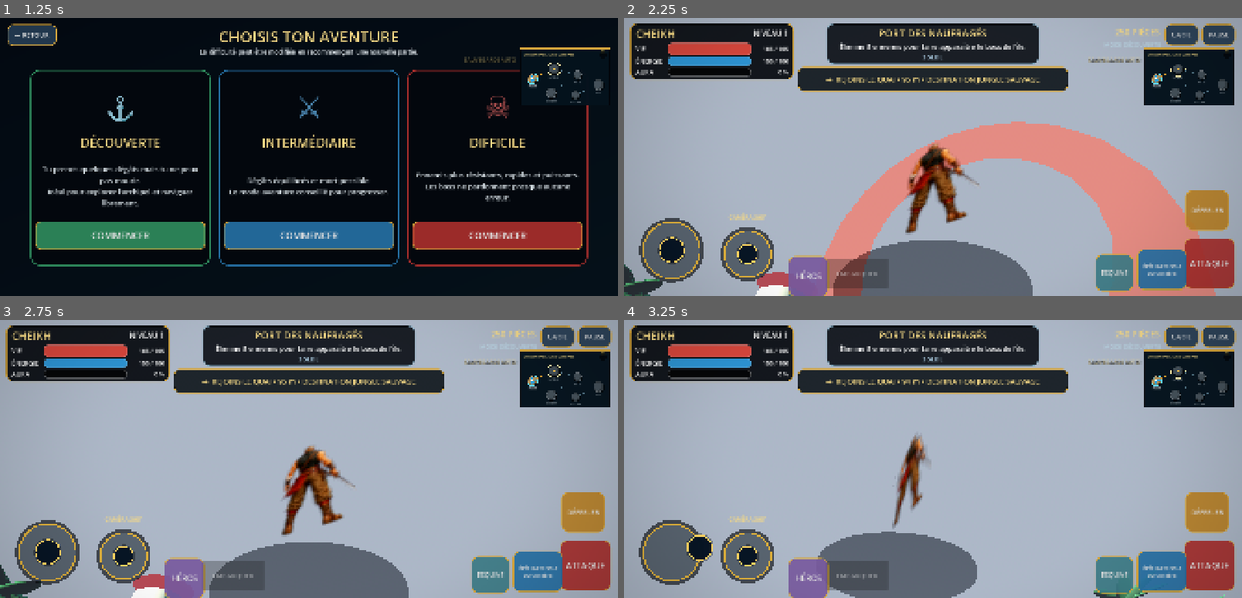
Above: before the commit, frames 1-4 (two rows, left to right).
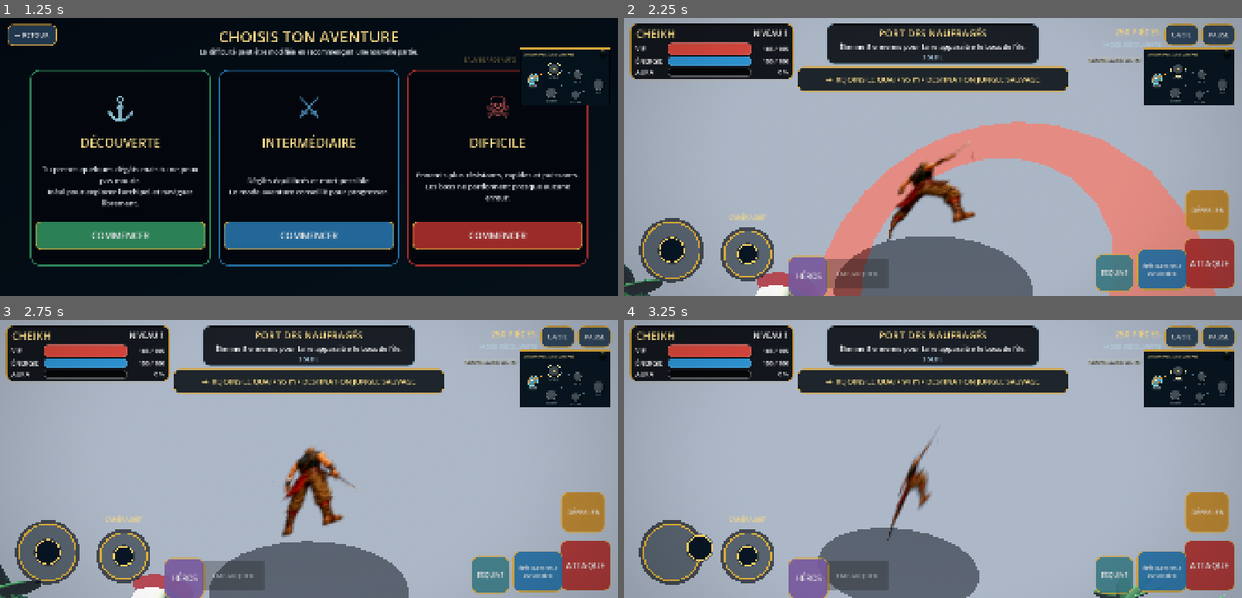
Above: after the commit, the same moments.

Repository: Chasmet/Chk-pirate-warrior-
Game: Godot game, scene res://scenes/main.tscn
The game is run twice, just before and just after one commit, with the same random seed, the same clock (stepped at 60 frames per second) and the same inputs.
Inputs (mouse positions are in pixels of both pictures, inside the frame that each line leads up to):
- Up to frame 1 (1.25 s): click (123, 84) at 0.52 s
- Up to frame 2 (2.25 s): click "COMMENCER" at 1.25 s; drag from (1038, 193) to (994, 95) at 2.02 s
- Up to frame 3 (2.75 s): no input
- Up to frame 4 (3.25 s): drag from (673, 553) to (902, 514) at 2.77 s

Frame 1 is identical in both runs. In frame 2, 2.4% of the frame differs, in the area x 33-64%, y 43-100%; in frame 3, 0.6%; in frame 4, 1.4%.

Commit message:
feat: animer les sprites réalistes et les poses de pilotage

Diff:
--- a/godot/scripts/hero_animator.gd
+++ b/godot/scripts/hero_animator.gd
@@ -5,21 +5,27 @@
 var animation_time := 0.0
 var attack_pose_time := 0.0
 var power_pose_time := 0.0
+var shake_strength := 0.0
 var previous_attack_cooldown := 0.0
 var previous_skill_cooldown := 0.0
 var previous_health := 0.0
+var previous_aura_time := 0.0
+var tracked_visual_id := 0
+var displayed_frame := -1
 var camera_rest_position := Vector3.ZERO
 var smoothed_movement := 0.0
+var smoothed_turn := 0.0
 var previous_controller_yaw := 0.0
-var smoothed_turn := 0.0
-var shake_strength := 0.0
+var landing_recovery := 0.0
+var was_on_floor := true
+var navigation_visual_active := false
 
 func bind(player: PlayerController) -> void:
 	controller = player
 	previous_health = player.health
-	previous_attack_cooldown = player.attack_cooldown
-	previous_skill_cooldown = player.skill_cooldown
+	previous_aura_time = player.aura_time
 	previous_controller_yaw = player.rotation.y
+	was_on_floor = player.is_on_floor()
 	if is_instance_valid(player.camera):
 		camera_rest_position = player.camera.position
 	set_process(true)
@@ -27,93 +33,122 @@
 func _process(delta: float) -> void:
 	if not is_instance_valid(controller) or not is_instance_valid(controller.hero_visual):
 		return
+	var visual := controller.hero_visual
+	if visual.get_instance_id() != tracked_visual_id:
+		tracked_visual_id = visual.get_instance_id()
+		displayed_frame = -1
+		attack_pose_time = 0.0
+		power_pose_time = 0.0
+		smoothed_movement = 0.0
+		smoothed_turn = 0.0
+		previous_controller_yaw = controller.rotation.y
+		navigation_visual_active = false
+		HeroFactory.set_navigation_visual(visual, controller.boat_mode)
+
 	animation_time += delta
+	if controller.boat_mode:
+		if not navigation_visual_active:
+			navigation_visual_active = true
+			HeroFactory.set_navigation_visual(visual, true)
+		_update_boat_pose(visual, delta)
+		_update_camera_feedback()
+		return
+	elif navigation_visual_active:
+		navigation_visual_active = false
+		HeroFactory.set_navigation_visual(visual, false)
+		displayed_frame = -1
+
 	_detect_actions()
-	attack_pose_time = maxf(0.0, attack_pose_time - delta)
-	power_pose_time = maxf(0.0, power_pose_time - delta)
-	shake_strength = move_toward(shake_strength, 0.0, delta * 3.4)
-	if controller.boat_mode:
-		_update_boat_pose(controller.hero_visual, delta)
-	else:
-		_update_land_pose(controller.hero_visual, delta)
+	_update_timers(delta)
+	_update_land_pose(visual, delta)
 	_update_camera_feedback()
 
 func _detect_actions() -> void:
-	if controller.attack_cooldown > previous_attack_cooldown + 0.05:
-		attack_pose_time = 0.38
-		shake_strength = maxf(shake_strength, 0.18)
-	if controller.skill_cooldown > previous_skill_cooldown + 0.08:
-		power_pose_time = 0.80
-		shake_strength = maxf(shake_strength, 0.38)
+	if controller.attack_cooldown > previous_attack_cooldown + 0.06:
+		attack_pose_time = 0.34 if controller.hero_id == "yvane" else 0.42
+		shake_strength = maxf(shake_strength, 0.13 if controller.hero_id == "yvane" else 0.20)
+	if controller.skill_cooldown > previous_skill_cooldown + 0.12:
+		power_pose_time = 0.82
+		shake_strength = maxf(shake_strength, 0.42)
 	if controller.health < previous_health - 0.1:
-		shake_strength = maxf(shake_strength, 0.52)
+		shake_strength = maxf(shake_strength, 0.55)
+	if controller.aura_time > previous_aura_time + 1.0:
+		power_pose_time = 1.08
+		shake_strength = maxf(shake_strength, 0.74)
+	if controller.is_on_floor() and not was_on_floor:
+		landing_recovery = 0.18
+		shake_strength = maxf(shake_strength, 0.12)
+	was_on_floor = controller.is_on_floor()
 	previous_attack_cooldown = controller.attack_cooldown
 	previous_skill_cooldown = controller.skill_cooldown
 	previous_health = controller.health
+	previous_aura_time = controller.aura_time
+
+func _update_timers(delta: float) -> void:
+	attack_pose_time = maxf(0.0, attack_pose_time - delta)
+	power_pose_time = maxf(0.0, power_pose_time - delta)
+	landing_recovery = maxf(0.0, landing_recovery - delta)
+	shake_strength = move_toward(shake_strength, 0.0, delta * 3.7)
 
 func _update_land_pose(visual: CharacterBody3D, delta: float) -> void:
-	var speed := Vector2(controller.velocity.x, controller.velocity.z).length()
-	var target := clampf(speed / maxf(controller._movement_speed(), 0.1), 0.0, 1.2)
-	smoothed_movement = lerpf(smoothed_movement, target, 1.0 - exp(-10.0 * delta))
+	var horizontal_speed := Vector2(controller.velocity.x, controller.velocity.z).length()
+	var movement_target := clampf(horizontal_speed / maxf(controller._movement_speed(), 0.1), 0.0, 1.15)
+	smoothed_movement = lerpf(smoothed_movement, movement_target, 1.0 - exp(-10.0 * delta))
+
 	var yaw_delta := wrapf(controller.rotation.y - previous_controller_yaw, -PI, PI)
 	previous_controller_yaw = controller.rotation.y
-	smoothed_turn = lerpf(smoothed_turn, clampf(yaw_delta / maxf(delta, 0.001) / 7.0, -1.0, 1.0), 1.0 - exp(-10.0 * delta))
+	var turn_target := clampf(yaw_delta / maxf(delta, 0.001) / 8.0, -1.0, 1.0)
+	smoothed_turn = lerpf(smoothed_turn, turn_target, 1.0 - exp(-11.0 * delta))
 
-	var cadence := lerpf(3.4, 8.8, clampf(smoothed_movement, 0.0, 1.0))
-	var stride := sin(animation_time * cadence) * clampf(smoothed_movement, 0.0, 1.0)
-	var hips := visual.get_node_or_null("RigVisuel/CharacterModel/Hips") as Node3D
-	if hips == null:
-		return
-	var arm_l := hips.get_node_or_null("ArmL") as Node3D
-	var arm_r := hips.get_node_or_null("ArmR") as Node3D
-	var leg_l := hips.get_node_or_null("LegL") as Node3D
-	var leg_r := hips.get_node_or_null("LegR") as Node3D
+	var frame := 0
+	if power_pose_time > 0.0 or controller.aura_time > 0.0:
+		frame = 3
+	elif attack_pose_time > 0.0:
+		frame = 2
+	elif smoothed_movement > 0.12:
+		frame = 1
 
-	if arm_l != null:
-		arm_l.rotation.x = lerpf(arm_l.rotation.x, stride * 0.65, 1.0 - exp(-12.0 * delta))
-	if arm_r != null:
-		var attack_swing := -1.25 if attack_pose_time > 0.0 else -stride * 0.65
-		arm_r.rotation.x = lerpf(arm_r.rotation.x, attack_swing, 1.0 - exp(-14.0 * delta))
-		arm_r.rotation.z = lerpf(arm_r.rotation.z, -0.45 if power_pose_time > 0.0 else 0.0, 1.0 - exp(-12.0 * delta))
-	if leg_l != null:
-		leg_l.rotation.x = lerpf(leg_l.rotation.x, -stride * 0.72, 1.0 - exp(-12.0 * delta))
-	if leg_r != null:
-		leg_r.rotation.x = lerpf(leg_r.rotation.x, stride * 0.72, 1.0 - exp(-12.0 * delta))
+	var sprite := visual.get_node_or_null("RigVisuel/CharacterArt") as Sprite3D
+	if sprite != null:
+		sprite.frame = frame
+		if frame != displayed_frame:
+			displayed_frame = frame
+			controller.emit_hero_pose(frame)
+		var cadence := lerpf(7.4, 12.8, clampf(smoothed_movement, 0.0, 1.0))
+		var stride := sin(animation_time * cadence)
+		var breathing := sin(animation_time * 2.7) * 0.009 * (1.0 - clampf(smoothed_movement, 0.0, 1.0))
+		var running_bob := absf(stride) * 0.052 * clampf(smoothed_movement, 0.0, 1.0)
+		var landing_drop := sin(clampf(landing_recovery / 0.18, 0.0, 1.0) * PI) * -0.045
+		sprite.position.y = float(HeroFactory.HEROES[controller.hero_id]["sprite_y"]) + breathing + running_bob + landing_drop
+		sprite.position.x = lerpf(sprite.position.x, -smoothed_turn * 0.035, 1.0 - exp(-12.0 * delta))
+		sprite.flip_h = smoothed_turn > 0.18
+		sprite.modulate = Color.WHITE.lerp(Color(HeroFactory.HEROES[controller.hero_id]["aura"]), 0.10 if controller.aura_time > 0.0 else 0.0)
 
-	hips.position.y = 0.92 + absf(stride) * 0.035
-	hips.rotation.z = lerpf(hips.rotation.z, -smoothed_turn * 0.10, 1.0 - exp(-9.0 * delta))
-	visual.rotation.x = lerpf(visual.rotation.x, -0.08 * smoothed_movement, 1.0 - exp(-8.0 * delta))
-	visual.rotation.z = lerpf(visual.rotation.z, -smoothed_turn * 0.06, 1.0 - exp(-8.0 * delta))
-
-	var aura := visual.get_node_or_null("RigVisuel/Aura") as GPUParticles3D
-	if aura != null:
-		aura.emitting = controller.aura_time > 0.0 or power_pose_time > 0.0
+	var run_wave := sin(animation_time * lerpf(7.2, 12.6, clampf(smoothed_movement, 0.0, 1.0)))
+	var forward_lean := -0.045 * clampf(smoothed_movement, 0.0, 1.0)
+	if attack_pose_time > 0.0:
+		forward_lean -= 0.055
+	if power_pose_time > 0.0:
+		forward_lean += sin(animation_time * 16.0) * 0.012
+	visual.position = Vector3(0.0, -absf(run_wave) * 0.018 * smoothed_movement, 0.0)
+	visual.rotation.x = lerpf(visual.rotation.x, forward_lean, 1.0 - exp(-9.0 * delta))
+	visual.rotation.z = lerpf(visual.rotation.z, -smoothed_turn * 0.065 + run_wave * smoothed_movement * 0.012, 1.0 - exp(-10.0 * delta))
+	var squash := 1.0 - absf(run_wave) * 0.012 * clampf(smoothed_movement, 0.0, 1.0)
+	var pulse := 1.0 + (sin(animation_time * 18.0) * 0.025 if power_pose_time > 0.0 else 0.0)
+	visual.scale = Vector3(pulse / maxf(squash, 0.94), pulse * squash, pulse)
 
 func _update_boat_pose(visual: CharacterBody3D, delta: float) -> void:
 	var speed_ratio := clampf(absf(controller.boat_speed) / PlayerController.BOAT_MAX_SPEED, 0.0, 1.0)
 	var turn_ratio := clampf(controller.boat_turn_rate / 1.8, -1.0, 1.0)
-	var sea_roll := sin(animation_time * (1.6 + speed_ratio)) * (0.012 + controller.sea_state * 0.020)
-	visual.position.y = sin(animation_time * 2.2) * 0.010
-	visual.rotation.x = lerpf(visual.rotation.x, -speed_ratio * 0.05, 1.0 - exp(-6.0 * delta))
-	visual.rotation.z = lerpf(visual.rotation.z, -turn_ratio * 0.11 + sea_roll, 1.0 - exp(-6.0 * delta))
-
-	var hips := visual.get_node_or_null("RigVisuel/CharacterModel/Hips") as Node3D
-	if hips == null:
-		return
-	var arm_l := hips.get_node_or_null("ArmL") as Node3D
-	var arm_r := hips.get_node_or_null("ArmR") as Node3D
-	var leg_l := hips.get_node_or_null("LegL") as Node3D
-	var leg_r := hips.get_node_or_null("LegR") as Node3D
-	if arm_l != null:
-		arm_l.rotation = arm_l.rotation.lerp(Vector3(-0.62, 0.0, -0.32), 1.0 - exp(-8.0 * delta))
-	if arm_r != null:
-		arm_r.rotation = arm_r.rotation.lerp(Vector3(-0.62, 0.0, 0.32), 1.0 - exp(-8.0 * delta))
-	if leg_l != null:
-		leg_l.rotation.x = lerpf(leg_l.rotation.x, 0.10, 1.0 - exp(-8.0 * delta))
-	if leg_r != null:
-		leg_r.rotation.x = lerpf(leg_r.rotation.x, -0.10, 1.0 - exp(-8.0 * delta))
-	hips.rotation.z = lerpf(hips.rotation.z, -turn_ratio * 0.16, 1.0 - exp(-8.0 * delta))
-	hips.rotation.x = lerpf(hips.rotation.x, -speed_ratio * 0.08, 1.0 - exp(-8.0 * delta))
+	var sea_roll := sin(animation_time * (1.6 + speed_ratio * 1.2)) * (0.010 + controller.sea_state * 0.018)
+	visual.position = Vector3(0.0, sin(animation_time * 2.6) * 0.008, 0.0)
+	visual.rotation.x = lerpf(visual.rotation.x, -speed_ratio * 0.035, 1.0 - exp(-6.0 * delta))
+	visual.rotation.z = lerpf(visual.rotation.z, -turn_ratio * 0.075 + sea_roll, 1.0 - exp(-6.0 * delta))
+	visual.scale = visual.scale.lerp(Vector3.ONE, 1.0 - exp(-8.0 * delta))
+	var pilot_sprite := visual.get_node_or_null("RigVisuel/CharacterArt") as Sprite3D
+	if pilot_sprite != null:
+		pilot_sprite.position.y = float(HeroFactory.HEROES[controller.hero_id]["sprite_y"]) + sin(animation_time * 2.6) * 0.008
+		pilot_sprite.flip_h = turn_ratio > 0.10
 
 func _update_camera_feedback() -> void:
 	if not is_instance_valid(controller.camera):
@@ -121,5 +156,9 @@
 	if controller.boat_mode:
 		controller.camera.position = camera_rest_position
 		return
-	var shake := Vector3(sin(animation_time * 47.0), cos(animation_time * 41.0), sin(animation_time * 31.0)) * shake_strength * 0.045
+	var shake := Vector3(
+		sin(animation_time * 47.0),
+		cos(animation_time * 41.0),
+		sin(animation_time * 31.0)
+	) * shake_strength * 0.045
 	controller.camera.position = camera_rest_position + shake
